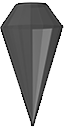
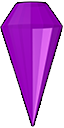
Comparing the layer stacks of the two 64×128 images. Changes:
showed "purple", painted on it over [1, 2, 63, 126]
hid "grey" over [1, 3, 63, 126]
